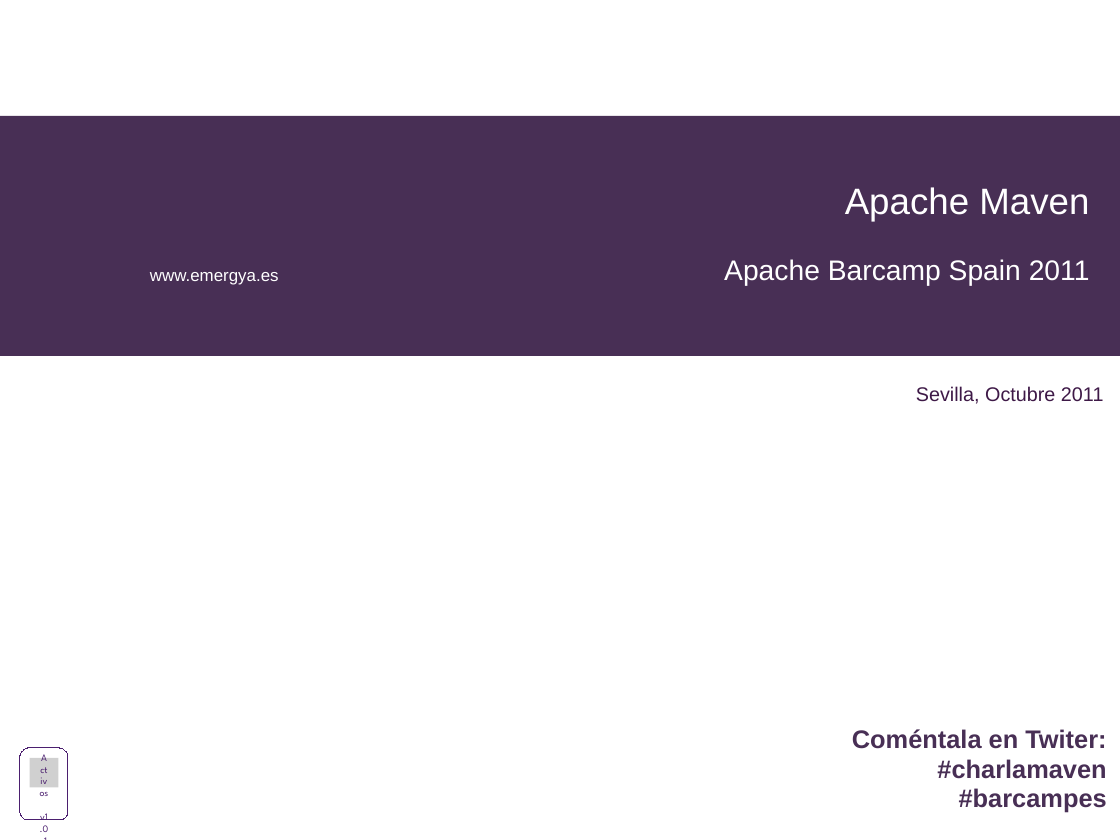
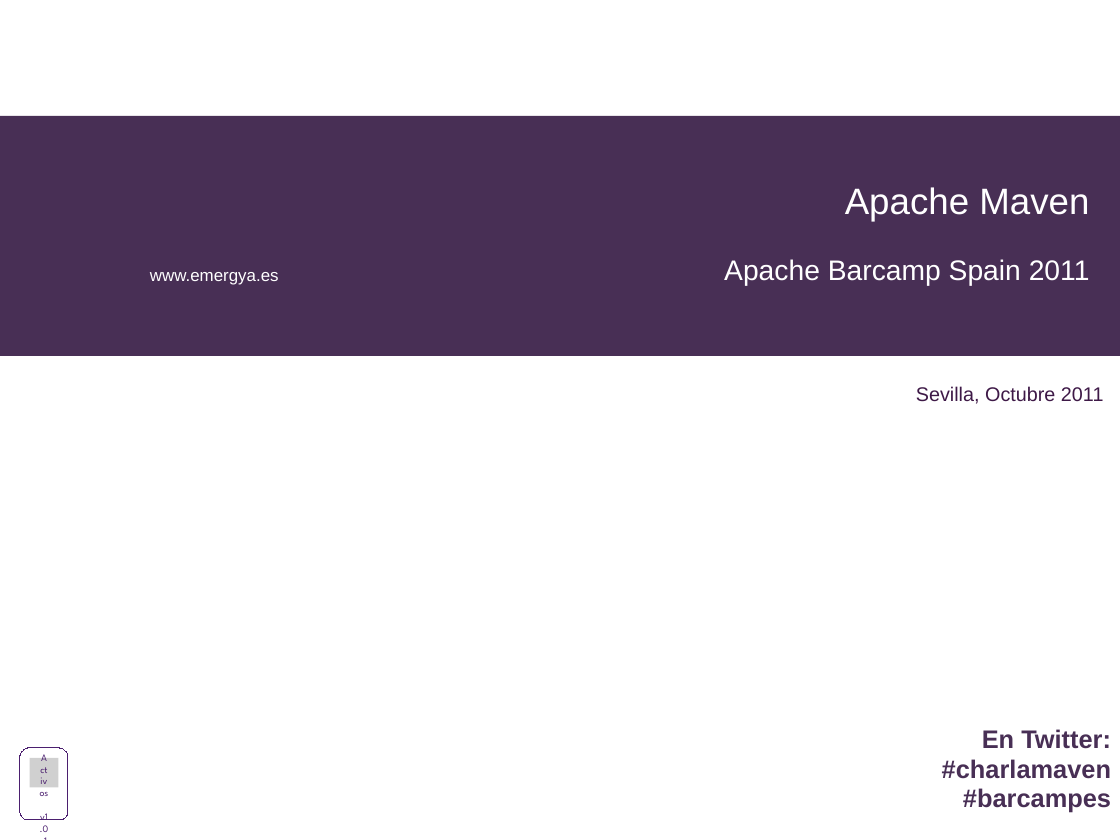
Before and after one commit to alediator/barcamp-maven, a slide deck: slide 1 of doc/slideshare_introduccion.odp. Drawn at 1120x840 pixels with LibreOffice and Linux fonts; fonts in the diff are those of the drawing; grey boxes stand for pictures; background and template pictures are left out. Boxes give left, top, right and bottom in pixels: in the first picture for what was removed or moved away, otherwise in the second. Text is boxed around its words. In the diff, an @@ line names an element or a change of style, - is before the commit and + after.

Commit message:
Presentacion de la charla basica a falta de utilidades

```diff
--- a/doc/slideshare_introduccion.odp
+++ b/doc/slideshare_introduccion.odp
@@ text "En Twitter:": place and size @@
-text "En Twitter:" at (852,729,1107,813)
+text "En Twitter:" at (942,729,1111,813)
@@ text at (982,729,1111,749): text changed @@
-Coméntala en Twiter:
+En Twitter:
```
Also in this commit, not shown: 20 other slides changed, 5 slides added.
